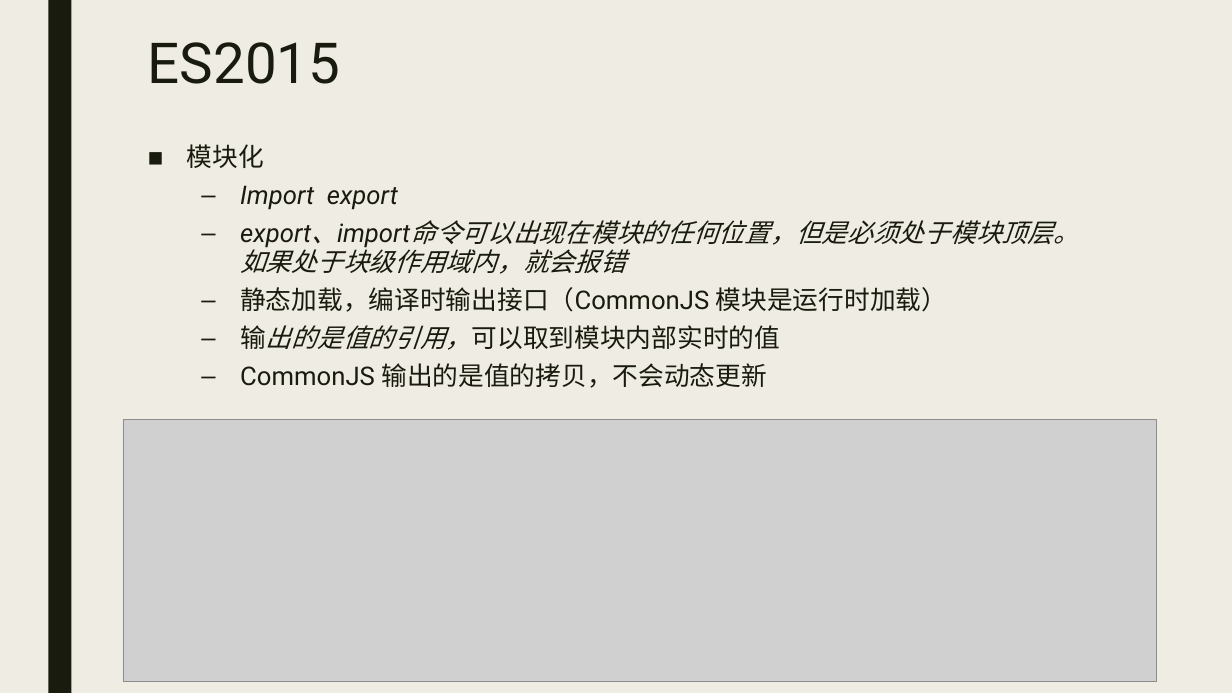
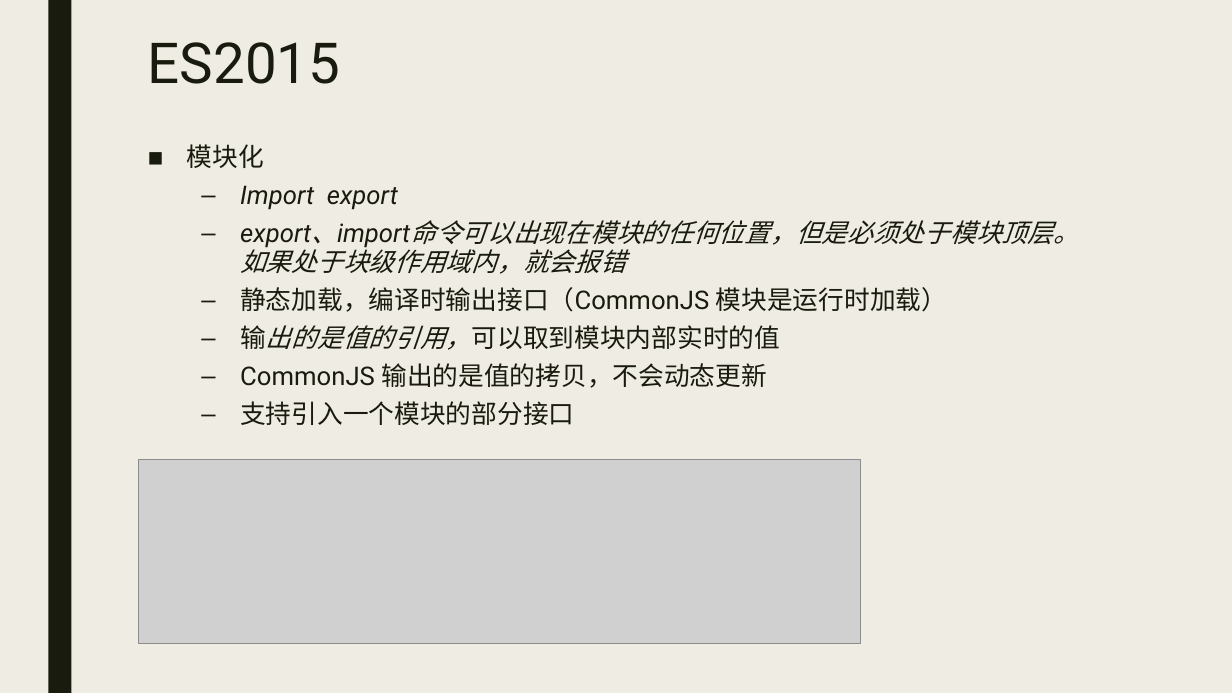
Before and after one commit to wflonglong/wflonglong.github.io, a slide deck: slide 10 of ppt/ES6.pptx (slide 9 before the commit). Drawn at 1232x693 pixels with LibreOffice and Linux fonts; fonts in the diff are those of the drawing; grey boxes stand for pictures. Boxes give left, top, right and bottom in pixels: in the first picture for what was removed or moved away, otherwise in the second. Text is boxed around its words. In the diff, an @@ line names an element or a change of style, - is before the commit and + after.

```diff
--- a/ppt/ES6.pptx
+++ b/ppt/ES6.pptx
@@ text at [240, 401, 574, 425]: paragraph added @@
+  – 支持引入一个模块的部分接口
@@ picture: place and size @@
-picture at [123, 420, 1156, 683]
+picture at [139, 459, 860, 643]
```
Also in this commit, not shown: 4 other slides changed, 5 slides added, 16 other files.
